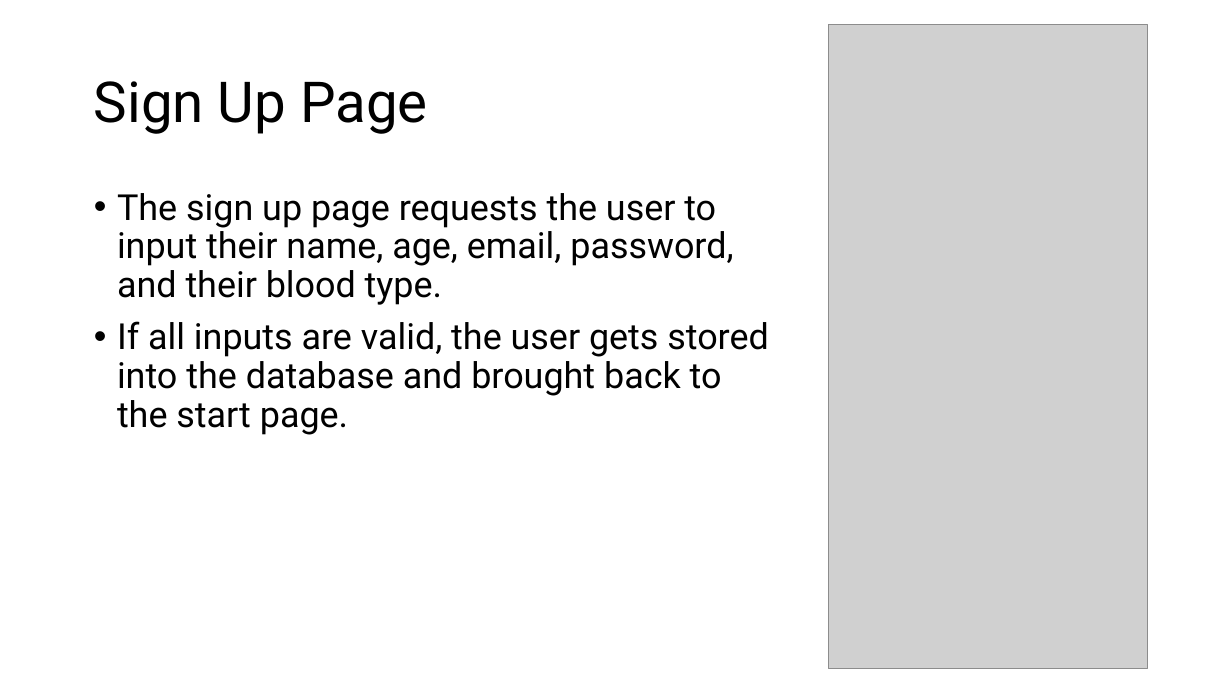
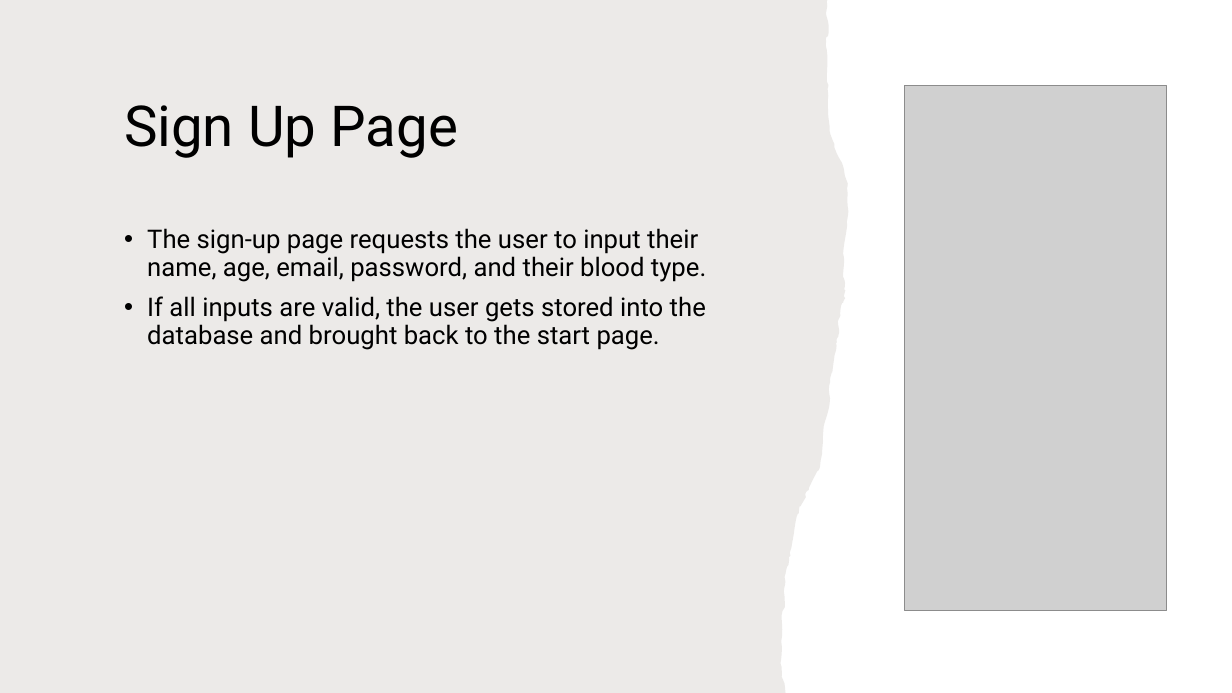
Before and after one commit to gennarofinelli/AppDev2Project, a slide deck: slide 5 of BloodLife Presentation.pptx. Drawn at 1232x693 pixels with LibreOffice and Linux fonts; fonts in the diff are those of the drawing; grey boxes stand for pictures. Boxes give left, top, right and bottom in pixels: in the first picture for what was removed or moved away, otherwise in the second. Text is boxed around its words. In the diff, an @@ line names an element or a change of style, - is before the commit and + after.

```diff
--- a/BloodLife Presentation.pptx
+++ b/BloodLife Presentation.pptx
@@ freeform shape added at [0, 0, 884, 693], fill #82766A at 15% opacity @@
@@ title "Sign Up Page": place and size @@
-title "Sign Up Page" at [94, 81, 428, 134]
+title "Sign Up Page" at [124, 105, 458, 158]
@@ picture: place and size @@
-picture at [828, 25, 1147, 669]
+picture at [905, 86, 1167, 611]
@@ text "The sign-up page requests the ...": place and size @@
-text "The sign-up page requests the ..." at [117, 193, 768, 435]
+text "The sign-up page requests the ..." at [147, 228, 706, 350]
@@ text at [147, 228, 706, 282]: text changed; size 28 to 20 pt @@
-• The sign up page requests the user to input their name, age, email, password, and their blood type.
+• The sign-up page requests the user to input their name, age, email, password, and their blood type.
@@ text at [147, 296, 706, 350]: size 28 to 20 pt in "If all inputs are valid, the user ..." @@
```
Also in this commit, not shown: 11 other slides changed, 1 slide added.
